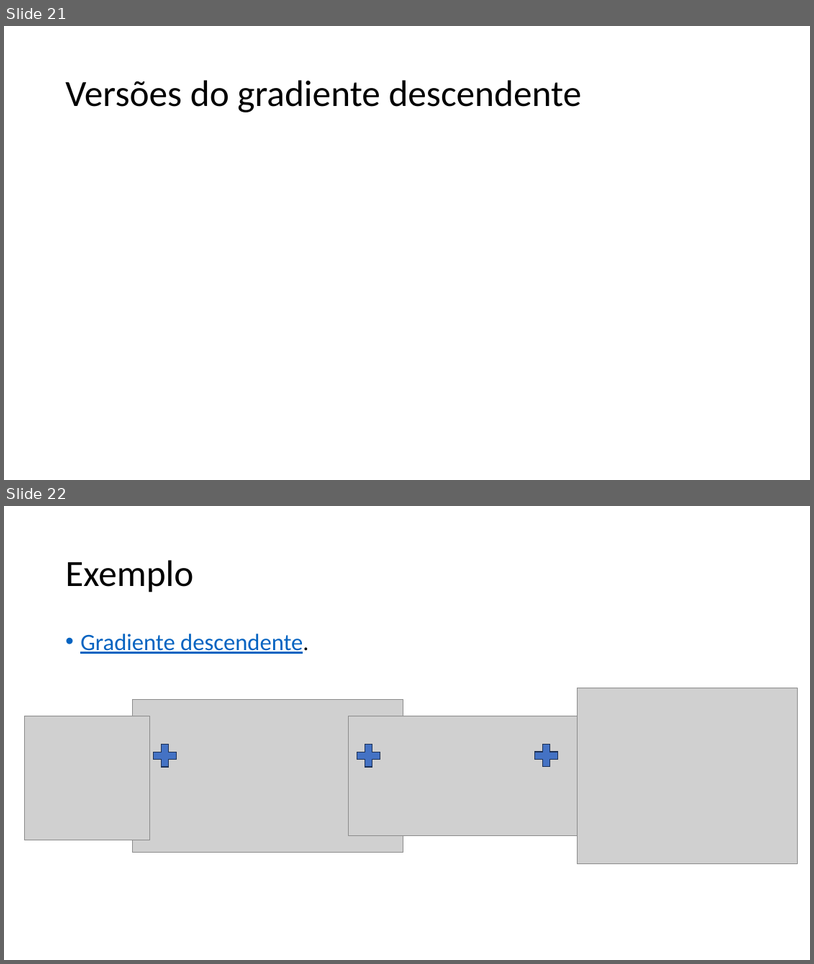
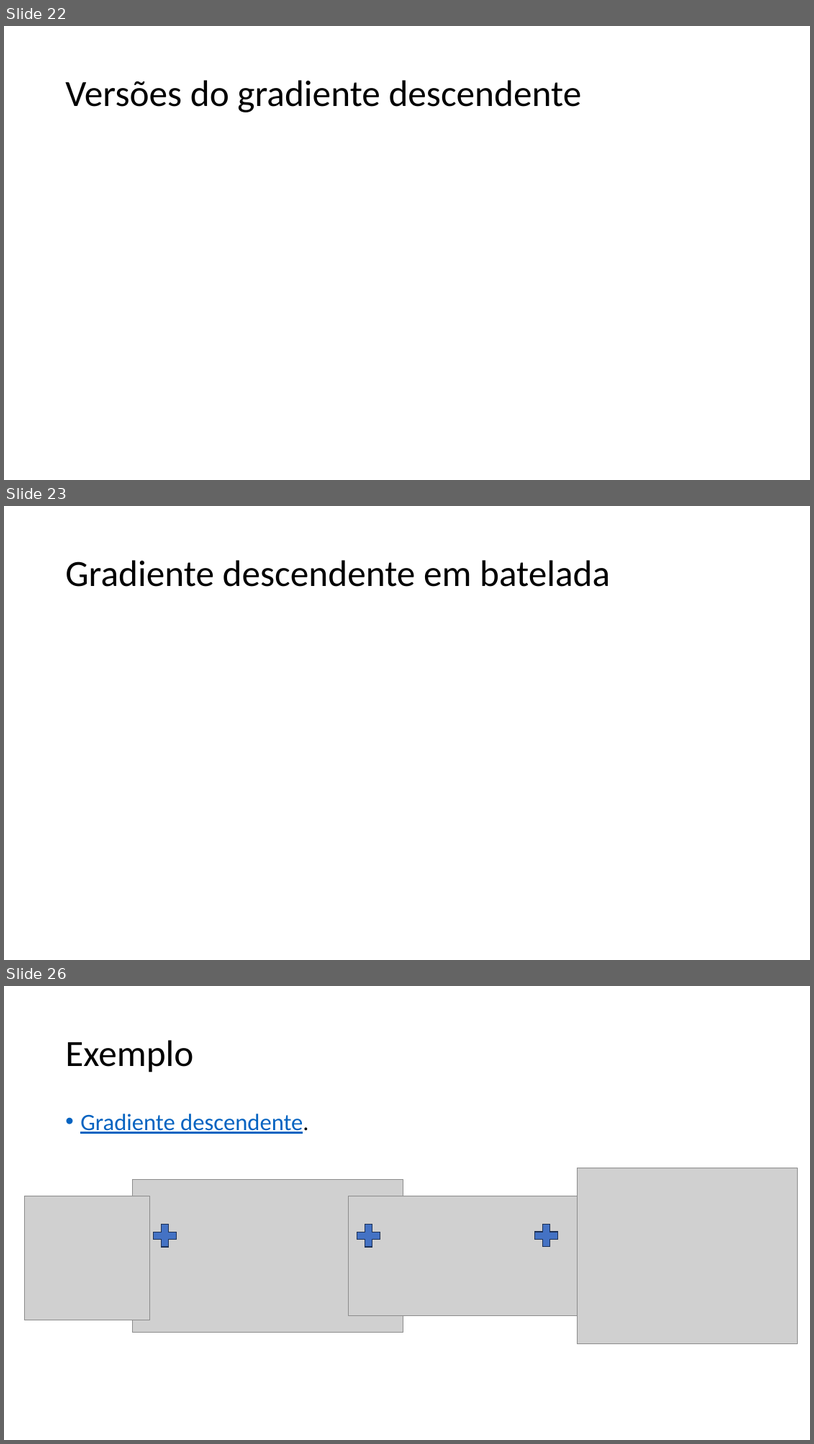
Before and after one commit to zz4fap/tp557-iot-ml, a slide deck: slides/TP557_6_Minimizando_o_erro.pptx. Shown one above the other, each under a label of ours: slides 21 and 22 before the commit, slides 22, 23 and 26 after it; the slides between them are not shown. The pictures are 814x964 and 814x1444 pixels, drawn with LibreOffice and Linux fonts; fonts in the diff are those of the drawing; grey boxes stand for pictures. Boxes give left, top, right and bottom in pixels: in the first picture for what was removed or moved away, otherwise in the second. Text is boxed around its words. In the diff, an @@ line names an element or a change of style, - is before the commit and + after.

```diff
--- a/slides/TP557_6_Minimizando_o_erro.pptx
+++ b/slides/TP557_6_Minimizando_o_erro.pptx
@@ slide 23 added at <box>4,506,810,960</box>, background #FFFFFF @@
@@ title added at <box>65,560,610,587</box>, 44 pt, text #000000 @@
+Gradiente descendente em batelada
@@ what was slide 21 is now slide 22 @@
@@ what was slide 22 is now slide 26 @@
```
Also in this commit, not shown: 3 slides changed, 3 other slides added.
